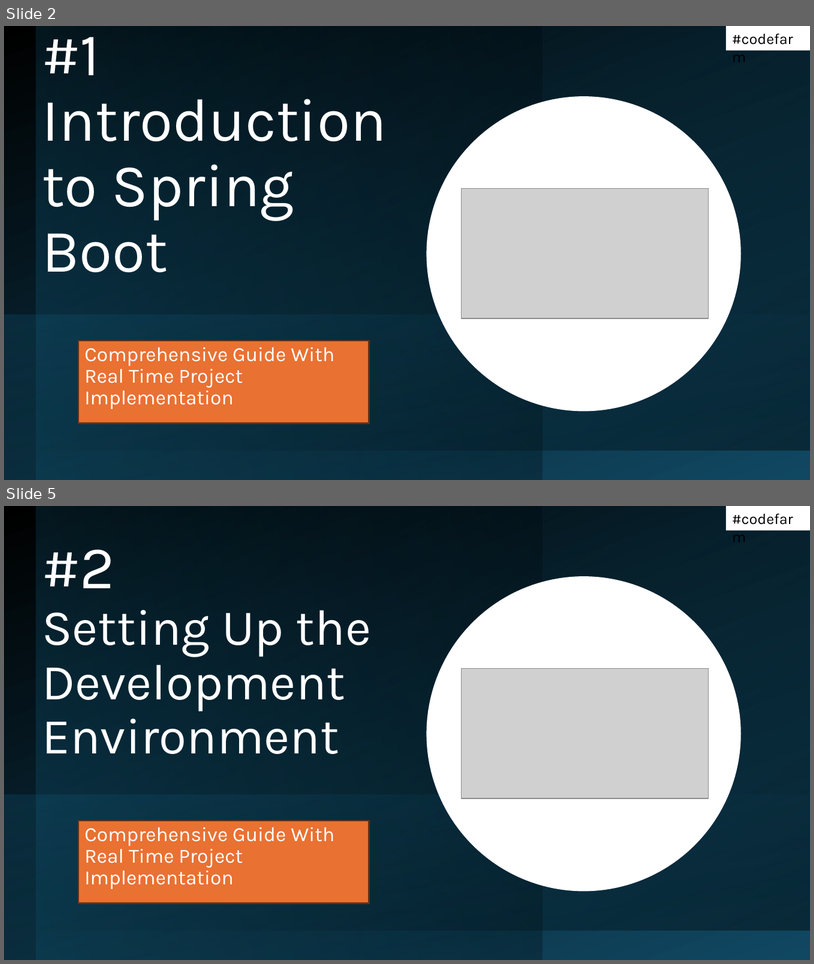
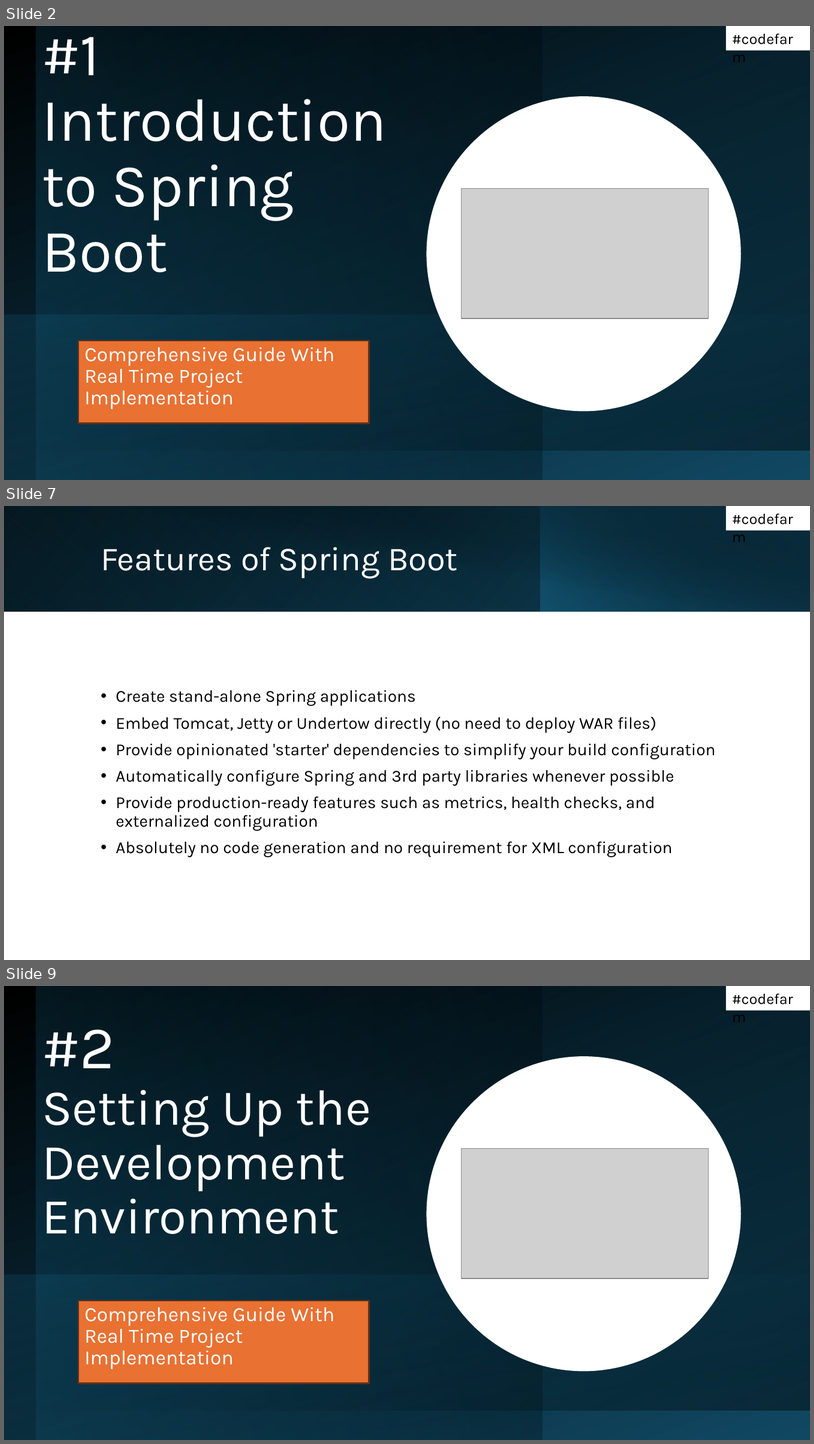
Before and after one commit to codefarm0/spring-boot-beginners, a slide deck: Spring boot Beginners.pptx. Shown one above the other, each under a label of ours: slides 2 and 5 before the commit, slides 2, 7 and 9 after it; the slides between them are not shown. The pictures are 814x964 and 814x1444 pixels, drawn with LibreOffice and Linux fonts; fonts in the diff are those of the drawing; grey boxes stand for pictures. Boxes give left, top, right and bottom in pixels: in the first picture for what was removed or moved away, otherwise in the second. Text is boxed around its words. In the diff, an @@ line names an element or a change of style, - is before the commit and + after.

```diff
--- a/Spring boot Beginners.pptx
+++ b/Spring boot Beginners.pptx
@@ slide 7 added at [4,506,810,960], background #FFFFFF @@
@@ rectangle added at [4,506,810,611], fill gradient #000000 to #104862 @@
@@ rectangle added at [4,506,541,611], fill gradient #156082 to #0B3041 @@
@@ rectangle added at [34,506,810,612], fill gradient #000000 to #0B3041 @@
@@ rectangle added at [540,506,810,611], fill gradient #156082 to #000000 @@
@@ rectangle added at [726,506,810,530], fill #FFFFFF, 18 pt, text #000000 @@
+#codefarm
@@ title added at [101,547,458,579], 40 pt, text #FFFFFF @@
+Features of Spring Boot
@@ text added at [116,690,716,857], 20 pt, text #000000 @@
+• Create stand-alone Spring applications
+• Embed Tomcat, Jetty or Undertow directly (no need to deploy WAR files)
+• Provide opinionated 'starter' dependencies to simplify your build configuration
+• Automatically configure Spring and 3rd party libraries whenever possible
+• Provide production-ready features such as metrics, health checks, and externalized configuration
+• Absolutely no code generation and no requirement for XML configuration
@@ what was slide 5 is now slide 9 @@
```
Also in this commit, not shown: 4 slides changed, 6 other slides added.
